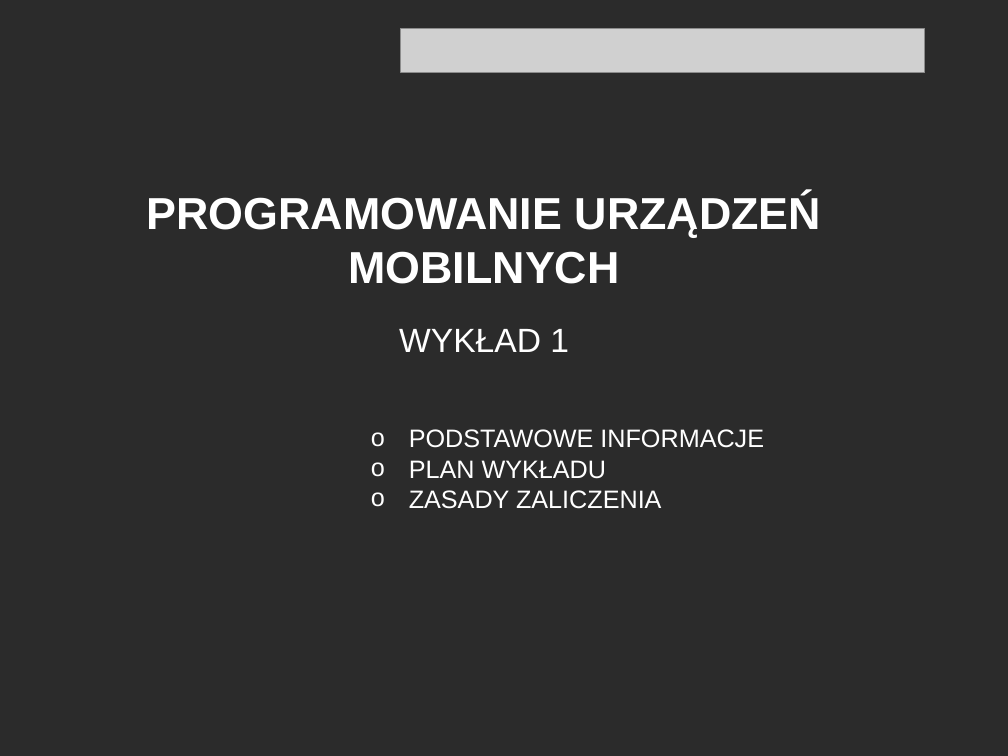
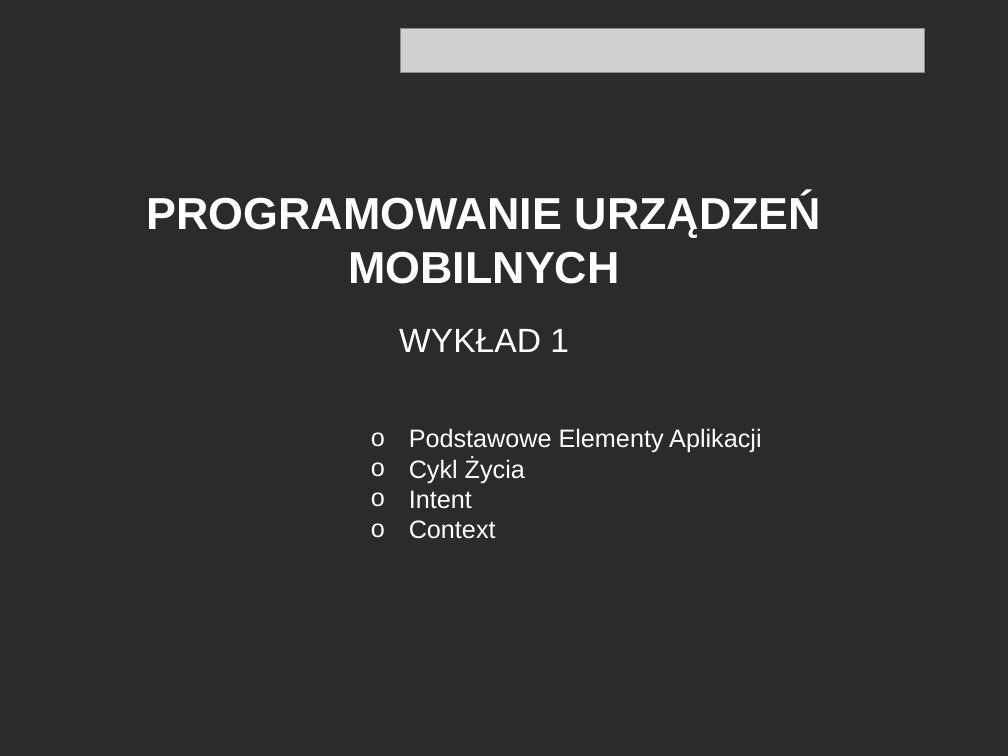
Before and after one commit to RafLew84/PUM, a slide deck: slide 1 of 2023-2024/Wyk/Wyklad1.pptx. Drawn at 1008x756 pixels with LibreOffice and Linux fonts; fonts in the diff are those of the drawing; grey boxes stand for pictures; background and template pictures are left out; a plain dark background stands for a picture behind light text. Boxes give left, top, right and bottom in pixels: in the first picture for what was removed or moved away, otherwise in the second. Text is boxed around its words. In the diff, an @@ line names an element or a change of style, - is before the commit and + after.

```diff
--- a/2023-2024/Wyk/Wyklad1.pptx
+++ b/2023-2024/Wyk/Wyklad1.pptx
@@ text at <box>409,428,761,539</box>: text changed @@
-o PODSTAWOWE INFORMACJE
-o PLAN WYKŁADU
-o ZASADY ZALICZENIA
+o Podstawowe Elementy Aplikacji
+o Cykl Życia
+o Intent
+o Context
```
Also in this commit, not shown: 10 slides removed, 4 other files.
